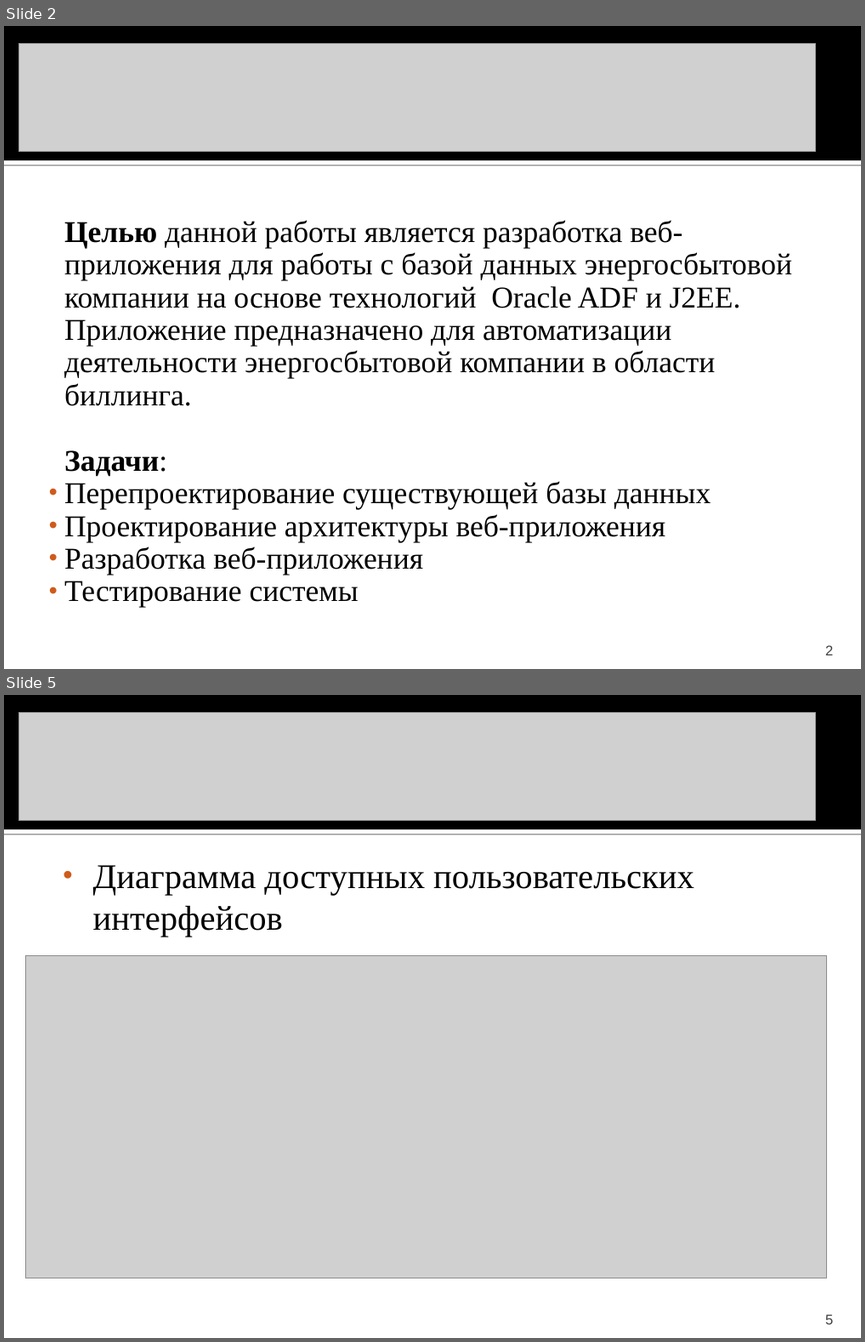
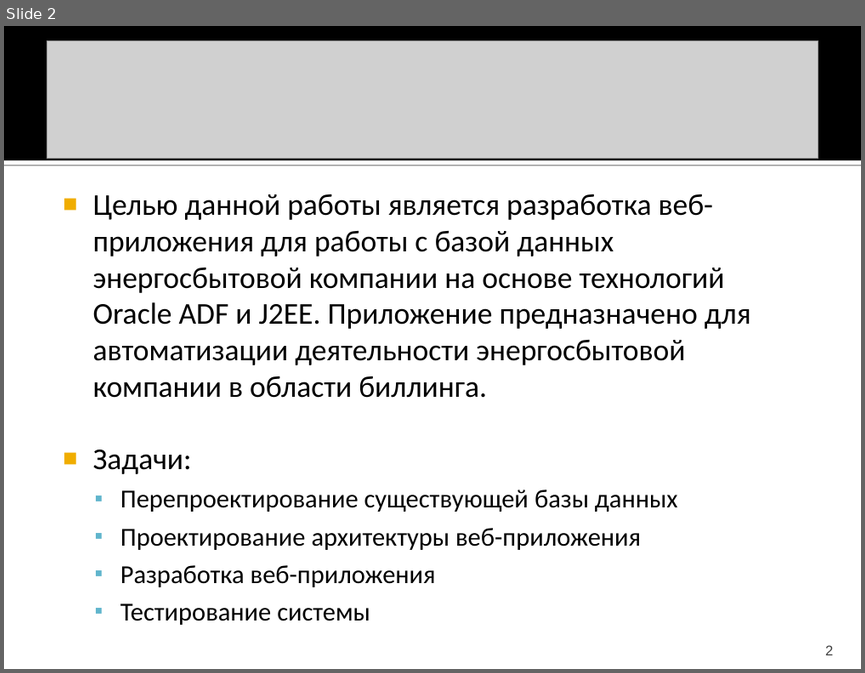
Before and after one commit to BarabancsikovaNatalia/CourseWork, a slide deck: Презентация к курсовой работе.ppt. Shown one above the other, each under a label of ours: slides 2 and 5 before the commit, slide 2 after it; the slides between them are not shown. The pictures are 865x1342 and 865x673 pixels, drawn with LibreOffice and Linux fonts; fonts in the diff are those of the drawing; grey boxes stand for pictures. Boxes give left, top, right and bottom in pixels: in the first picture for what was removed or moved away, otherwise in the second. Text is boxed around its words. In the diff, an @@ line names an element or a change of style, - is before the commit and + after.

```diff
--- a/Презентация к курсовой работе.ppt
+++ b/Презентация к курсовой работе.ppt
@@ slide 5 removed at (4,695,861,1338), background #FFFFFF; not listed: 2 template elements that a slide beside it also shows @@
@@ picture removed at (18,712,816,820) @@
@@ text removed at (93,865,694,936) @@
-• Диаграмма доступных пользовательских интерфейсов
@@ picture removed at (26,955,827,1277) @@
@@ page number removed at (825,1314,833,1324) @@
-5
@@ slide 2 changed as well @@
@@ picture: place and size @@
-picture at (18,43,816,151)
+picture at (46,40,818,158)
@@ text "Целью данной работы является разработка ...": place and size @@
-text "Целью данной работы является разработка ..." at (64,220,792,607)
+text "Целью данной работы является разработка ..." at (93,194,751,624)
@@ text "Целью данной работы является разработка ..." at (93,194,751,624): font Times New Roman to Calibri; bold off in "Целью", "Задачи:"; size 28 to 24 pt in "Перепроектирование существующей базы данных", "Проектирование архитектуры веб-приложения", "Разработка веб-приложения", "Тестирование системы"; bullet none to ■; line spacing 0.9 to 1; bullet • to ▪; list level 1 to 2 in "Перепроектирование существующей базы данных"; bullet colour #CF5B1B to #60B5CC; list level 1 to 2 in "Проектирование архитектуры веб-приложения"; list level 1 to 2 in "Разработка веб-приложения"; list level 1 to 2 in "Тестирование системы" @@
```
Also in this commit, not shown: 8 other slides changed, 5 slides added, 4 other slides removed, 1 other file.
